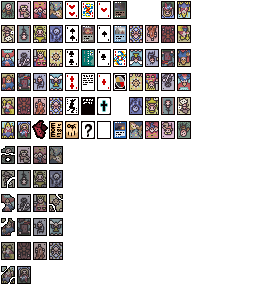
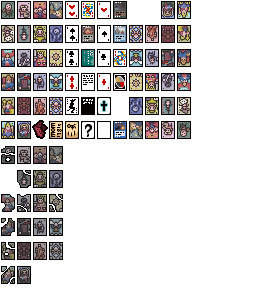
Revision of a layered 256 × 288 image; what changed, layer by layer:
painted on "Layer 2" over [left=1, top=170, right=31, bottom=256]
